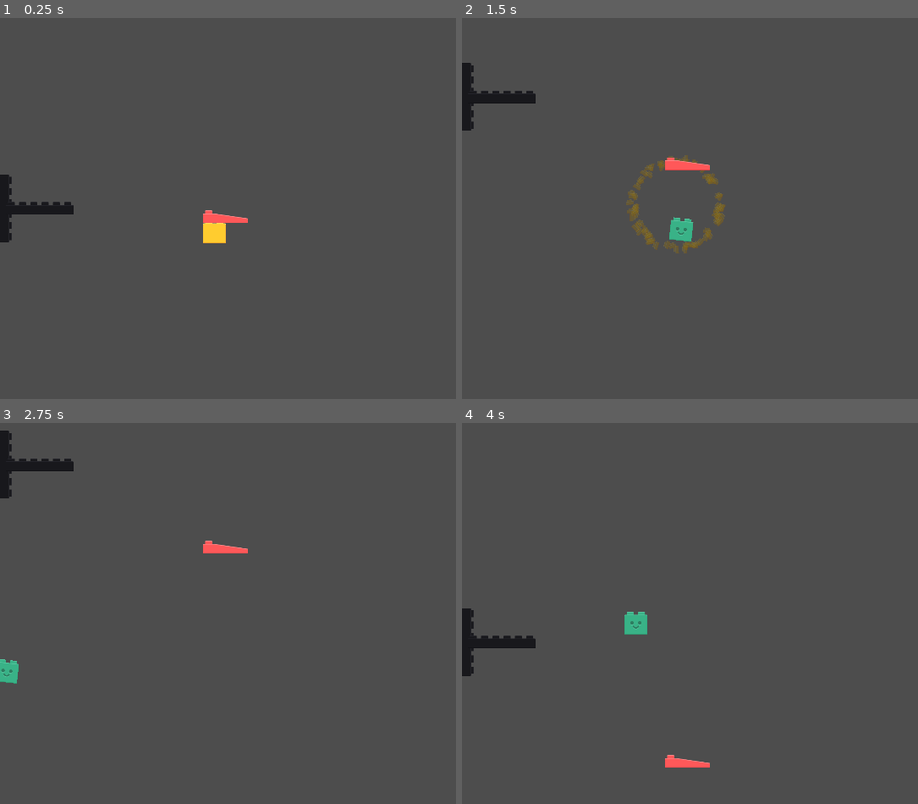
Above: before the commit, frames 1-4 (two rows, left to right).
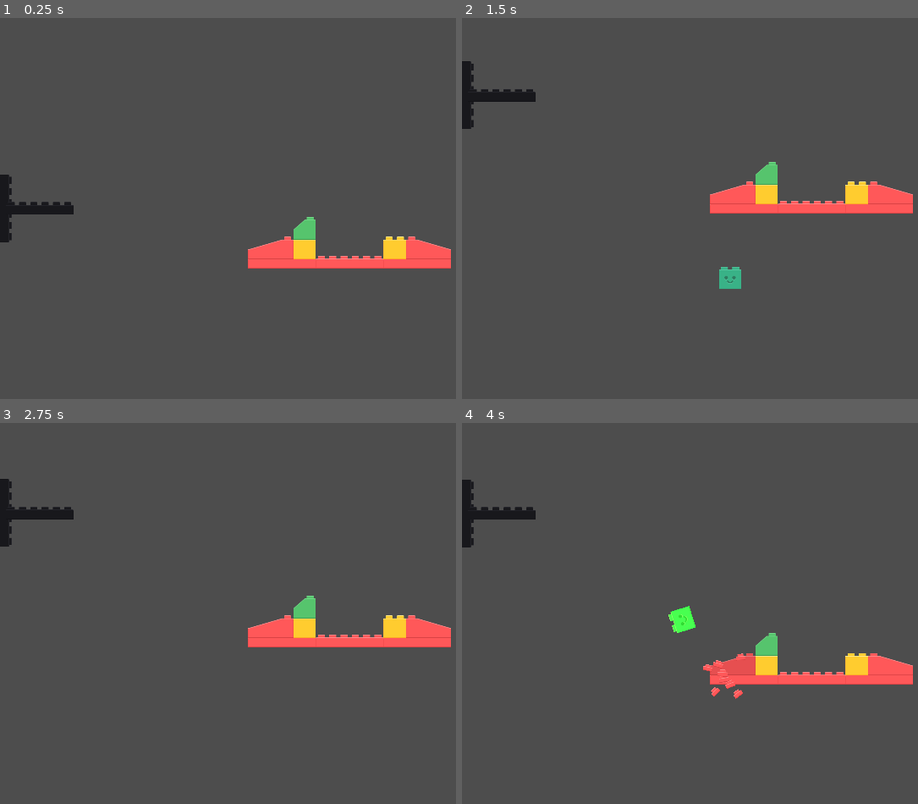
Above: after the commit, the same moments.

Repository: mlotr/Blocks_Gone_Wrong
Game: Godot game, scene res://scenes/level_1.tscn
Two runs of this game, one before a commit and one after it. Both use one fixed random seed, a clock stepped at 60 frames per second and the inputs below. The project has no main scene, so this scene is started directly.
Inputs (mouse positions are in pixels of both pictures, inside the frame that each line leads up to):
- Up to frame 1 (0.25 s): no input
- Up to frame 2 (1.5 s): tap Enter at 0.5 s; move the mouse to (outside the picture) at 0.52 s; press the mouse at (outside the picture) at 0.53 s; hold Up (ui_up) 0.53-1.28 s; move the mouse to (667, 227) at 1.27 s; release the mouse at (667, 227) at 1.28 s; hold Down (ui_down) from 1.28 s (still down); click (667, 227) at 1.35 s
- Up to frame 3 (2.75 s): move the mouse to (405, 529) at 2.02 s; release Down (ui_down) at 2.03 s; press the mouse at (405, 529) at 2.03 s; hold Up (ui_up) from 2.03 s (still down)
- Up to frame 4 (4 s): move the mouse to (767, 689) at 2.77 s; release the mouse at (767, 689) at 2.78 s; click (767, 689) at 2.85 s; move the mouse to (outside the picture) at 3.52 s; release Up (ui_up) at 3.53 s; press the mouse at (outside the picture) at 3.53 s; hold Down (ui_down) from 3.53 s (still down)

The runs differ from the first frame. In frame 1, 3.3% of the frame differs, in the area x 44-99%, y 50-66%; in frame 2, 4.6%; in frame 3, 4.7%; in frame 4, 5.4%, in the area x 0-99%, y 14-91%.

Commit message:
Update level_1.tscn

Diff:
--- a/scenes/level_1.tscn
+++ b/scenes/level_1.tscn
@@ -1,9 +1,12 @@
-[gd_scene load_steps=5 format=3 uid="uid://dkyn4mwiaokpl"]
+[gd_scene load_steps=8 format=3 uid="uid://dkyn4mwiaokpl"]
 
 [ext_resource type="PackedScene" uid="uid://8og7i1oc0koo" path="res://scenes/block.tscn" id="1_n0uur"]
-[ext_resource type="Texture2D" uid="uid://dpjjy4l6g0xur" path="res://brick_assets/Red/brick_medium_slope_right_4.png" id="2_msf48"]
 [ext_resource type="PackedScene" uid="uid://bnpalud56fodw" path="res://scenes/cannon.tscn" id="3_boywy"]
 [ext_resource type="Script" path="res://scripts/game_camera.gd" id="4_fbl8c"]
+[ext_resource type="Texture2D" uid="uid://djdfxod10ge0g" path="res://brick_assets/Red/brick_medium_6.png" id="4_v3ahy"]
+[ext_resource type="Texture2D" uid="uid://dsnwy686my8up" path="res://brick_assets/Red/brick_high_slope_right_4.png" id="5_40ikf"]
+[ext_resource type="Texture2D" uid="uid://bn4h3ngrfumte" path="res://brick_assets/Green/brick_high_slope_left_2.png" id="5_gww18"]
+[ext_resource type="Texture2D" uid="uid://c8yvs4wft0bhx" path="res://brick_assets/Red/brick_high_slope_left_4.png" id="6_d5agu"]
 
 [node name="Level1" type="Node2D"]
 
@@ -22,18 +25,90 @@
 
 [node name="BlocksContainer" type="Node2D" parent="."]
 
+[node name="Block3" parent="BlocksContainer" instance=ExtResource("1_n0uur")]
+position = Vector2(800, 688)
+block_color = "Red"
+max_hits = 3
+
+[node name="Sprite2D" parent="BlocksContainer/Block3" index="0"]
+texture = ExtResource("4_v3ahy")
+
+[node name="CollisionPolygon2D" parent="BlocksContainer/Block3" index="1"]
+position = Vector2(-184, 16)
+scale = Vector2(2.96875, 0.538462)
+
+[node name="Block4" parent="BlocksContainer" instance=ExtResource("1_n0uur")]
+position = Vector2(992, 688)
+block_color = "Red"
+max_hits = 3
+
+[node name="Sprite2D" parent="BlocksContainer/Block4" index="0"]
+texture = ExtResource("4_v3ahy")
+
+[node name="CollisionPolygon2D" parent="BlocksContainer/Block4" index="1"]
+position = Vector2(-184, 16)
+scale = Vector2(2.96875, 0.538462)
+
+[node name="Block5" parent="BlocksContainer" instance=ExtResource("1_n0uur")]
+position = Vector2(1184, 688)
+block_color = "Red"
+max_hits = 3
+
+[node name="Sprite2D" parent="BlocksContainer/Block5" index="0"]
+texture = ExtResource("4_v3ahy")
+
+[node name="CollisionPolygon2D" parent="BlocksContainer/Block5" index="1"]
+position = Vector2(-184, 16)
+scale = Vector2(2.96875, 0.538462)
+
 [node name="Block" parent="BlocksContainer" instance=ExtResource("1_n0uur")]
-position = Vector2(608, 602)
+position = Vector2(864, 648)
+max_hits = 2
+
+[node name="Block8" parent="BlocksContainer" instance=ExtResource("1_n0uur")]
+position = Vector2(832, 592)
+block_color = "Green"
+max_hits = 4
+
+[node name="Sprite2D" parent="BlocksContainer/Block8" index="0"]
+position = Vector2(32, 0)
+texture = ExtResource("5_gww18")
+
+[node name="CollisionPolygon2D" parent="BlocksContainer/Block8" index="1"]
+polygon = PackedVector2Array(62, 4, 62, -20, 102, -60, 126, -60, 126, 4)
+
+[node name="Block6" parent="BlocksContainer" instance=ExtResource("1_n0uur")]
+position = Vector2(1120, 648)
+max_hits = 2
 
 [node name="Block2" parent="BlocksContainer" instance=ExtResource("1_n0uur")]
-position = Vector2(640, 560)
+position = Vector2(1216, 661)
 block_color = "Red"
 max_hits = 3
 
 [node name="Sprite2D" parent="BlocksContainer/Block2" index="0"]
-texture = ExtResource("2_msf48")
+position = Vector2(0, -13)
+texture = ExtResource("5_40ikf")
 
 [node name="CollisionPolygon2D" parent="BlocksContainer/Block2" index="1"]
-polygon = PackedVector2Array(-2, -10, -2, -47, 126, -23, 126, -9)
+polygon = PackedVector2Array(-2, -10, -2, -73, 30, -73, 126, -33, 126, -9)
 
+[node name="Block7" parent="BlocksContainer" instance=ExtResource("1_n0uur")]
+position = Vector2(768, 661)
+block_color = "Red"
+max_hits = 3
+
+[node name="Sprite2D" parent="BlocksContainer/Block7" index="0"]
+position = Vector2(0, -13)
+texture = ExtResource("6_d5agu")
+
+[node name="CollisionPolygon2D" parent="BlocksContainer/Block7" index="1"]
+position = Vector2(-64, 27)
+polygon = PackedVector2Array(-2, -10, -2, -36, 104, -72, 128, -72, 126, -9)
+
+[editable path="BlocksContainer/Block3"]
+[editable path="BlocksContainer/Block4"]
+[editable path="BlocksContainer/Block5"]
+[editable path="BlocksContainer/Block8"]
 [editable path="BlocksContainer/Block2"]
+[editable path="BlocksContainer/Block7"]
